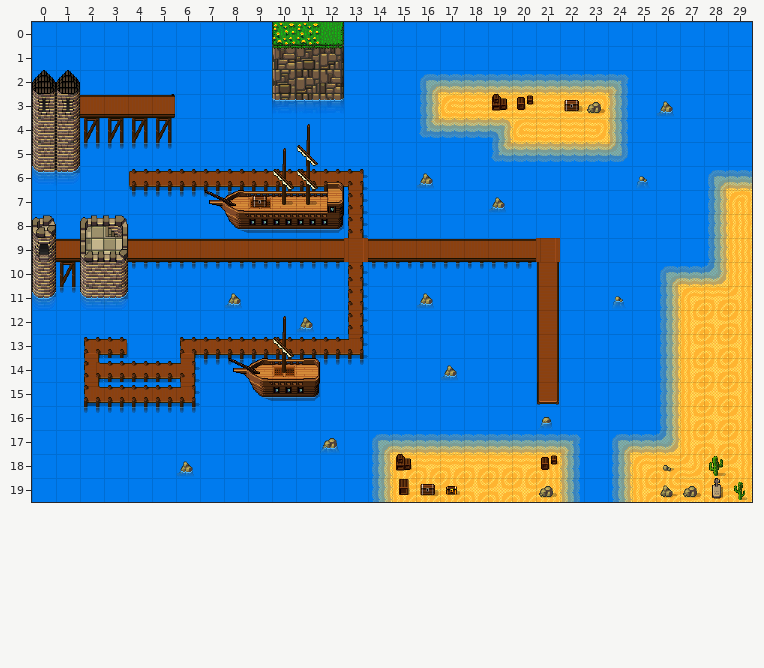
Level history. Tiled map: assets/images/tiled/Mapa da agua.tmx. Above is the file before it was changed.
Cells are 32x32 px. Shown: x 0..29, y 0..19.
After:
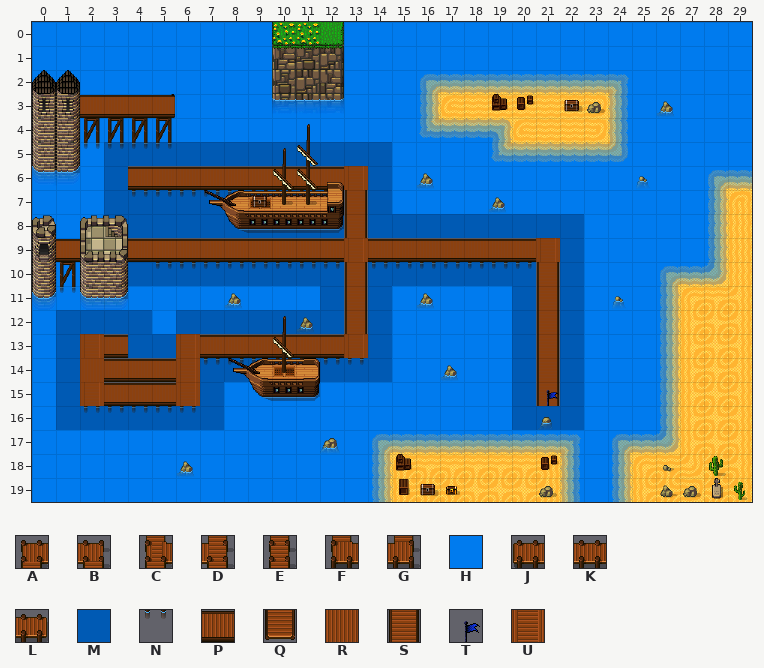
Key: from "Slates v.2 [32x32px orthogonal": A 76, B 78, C 132, D 134, E 135, F 188, G 190, H 243, J 244, K 245, L 246, M 299, N 302, P 1080, Q 1081 turned 180, R 1083, S 1194, T 1231, U 1251.
_ is an empty cell.
The edit:
{"where": "layer \"Base\""}
{"y":5,"x":3,"old":"HHHHHHHHHHHH","new":"MMMMMMMMMMMM"}
{"y":6,"x":3,"old":"HHHHHHHHHHHH","new":"M__________M"}
{"y":7,"x":3,"old":"HHHHHHHHH","new":"MMMMMMMMM"}
{"y":7,"x":13,"old":"HH","new":"_M"}
{"y":8,"x":3,"old":"HHHHHHHHHHHHHHHHHHHH","new":"MMMMMMMMMM_MMMMMMMMM"}
{"y":9,"x":4,"old":"HHHHHHHHH","new":"_________"}
{"y":9,"x":14,"old":"HHHHHHH","new":"_______"}
{"y":9,"x":22,"old":"H","new":"M"}
{"y":10,"x":4,"old":"HHHHHHHHHHHHHHHHHHH","new":"MMMMMMMMM_MMMMMMM_M"}
{"y":11,"x":12,"old":"HHH","new":"M_M"}
{"y":11,"x":20,"old":"HHH","new":"M_M"}
{"y":12,"x":1,"old":"HHHH","new":"MMMM"}
{"y":12,"x":6,"old":"HHHHHHHHH","new":"MMMMMMM_M"}
{"y":12,"x":20,"old":"HHH","new":"M_M"}
{"y":13,"x":1,"old":"HHHHHHHHHHHHHH","new":"M__MM________M"}
{"y":13,"x":20,"old":"HHH","new":"M_M"}
{"y":14,"x":1,"old":"HHHHHHHHHHHHHH","new":"M_____MMMMMMMM"}
{"y":14,"x":20,"old":"HHH","new":"M_M"}
{"y":15,"x":1,"old":"HHHHHHH","new":"M_____M"}
{"y":15,"x":20,"old":"HHH","new":"M_M"}
{"y":16,"x":1,"old":"HHHHHHH","new":"MMMMMMM"}
{"y":16,"x":20,"old":"HHH","new":"MMM"}
{"where": "layer \"Ponte\""}
{"y":6,"x":4,"old":"JKKKKKKKKB","new":"PPPPPPPPPU"}
{"y":7,"x":13,"old":"E","new":"S"}
{"y":8,"x":13,"old":"E","new":"S"}
{"y":10,"x":4,"old":"N","new":"_"}
{"y":10,"x":13,"old":"E","new":"S"}
{"y":11,"x":13,"old":"E","new":"S"}
{"y":12,"x":13,"old":"E","new":"S"}
{"y":13,"x":2,"old":"AL","new":"UP"}
{"y":13,"x":6,"old":"AKKKKKKG","new":"UPPPPPPU"}
{"y":14,"x":2,"old":"CKKKD","new":"RPPPU"}
{"y":15,"x":2,"old":"FKKKG","new":"UPPPU"}
{"y":15,"x":21,"old":"Q","new":"S"}
{"where": "layer \"Flores\""}
{"y":15,"x":21,"old":"_","new":"T"}
{"label":"changed","picture_box":[56,142,584,430]}
